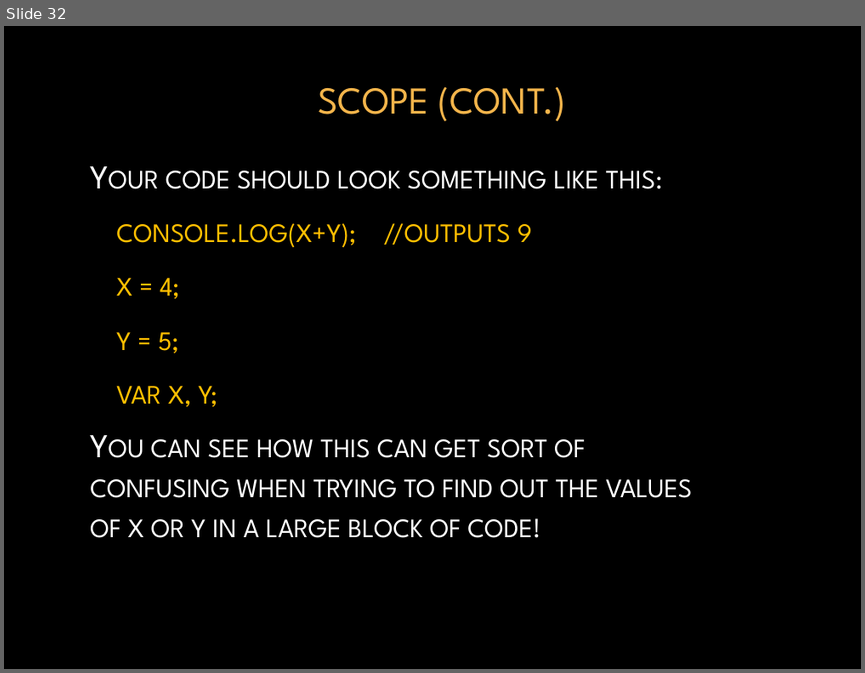
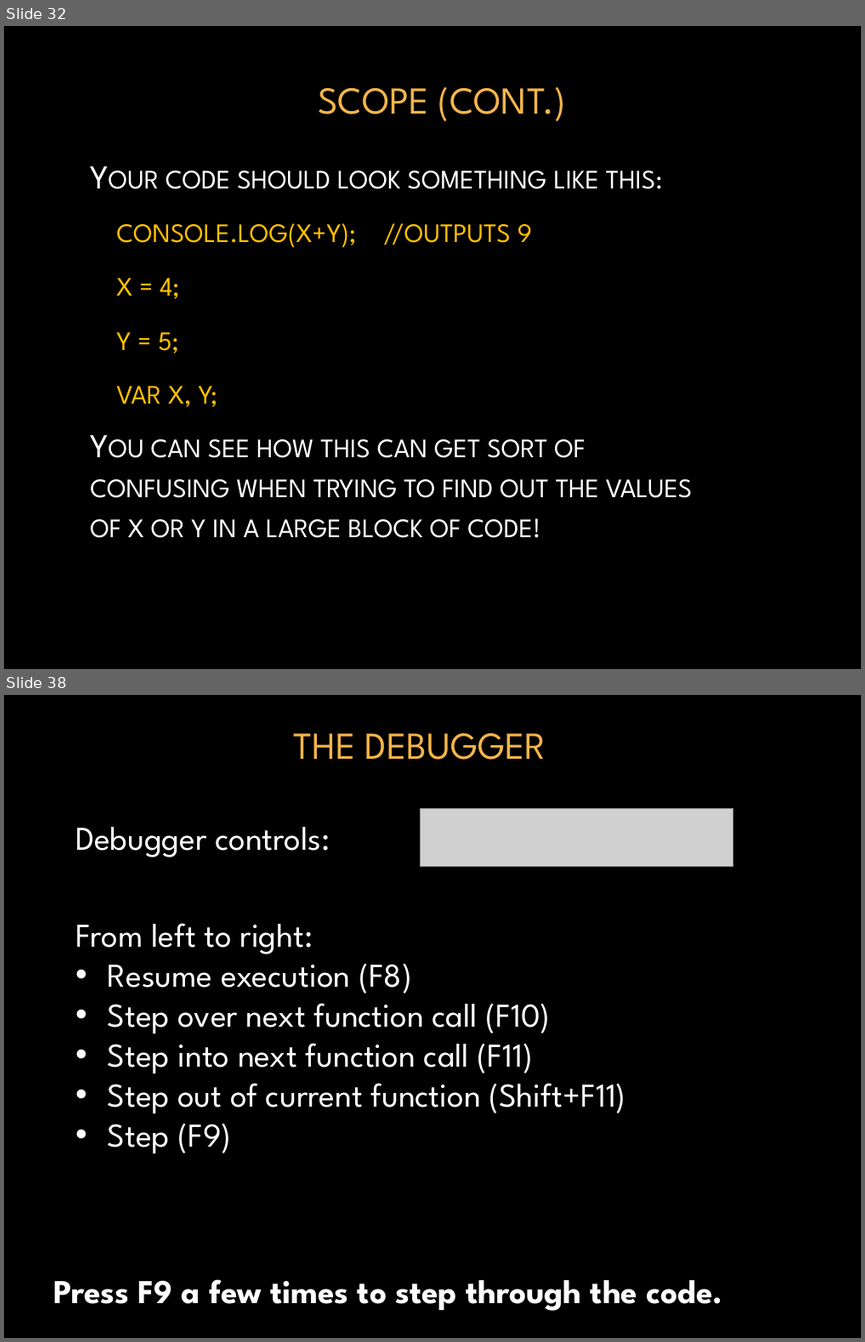
Before and after one commit to donfreiday/cpsc330-js, a slide deck: Javascript.pptx. Shown one above the other, each under a label of ours: slide 32 before the commit, slides 32 and 38 after it; the slides between them are not shown. The pictures are 865x673 and 865x1342 pixels, drawn with LibreOffice and Linux fonts; fonts in the diff are those of the drawing; grey boxes stand for pictures; background and template pictures are left out. Boxes give left, top, right and bottom in pixels: in the first picture for what was removed or moved away, otherwise in the second. Text is boxed around its words. In the diff, an @@ line names an element or a change of style, - is before the commit and + after.

```diff
--- a/Javascript.pptx
+++ b/Javascript.pptx
@@ slide 38 added at (4, 695, 861, 1338), background picture (left out) @@
@@ title added at (293, 733, 546, 760), 32 pt, text #F4B54B @@
+THE DEBUGGER
@@ picture added at (420, 808, 732, 867) @@
@@ text added at (75, 827, 330, 857), 28 pt, text #FFFFFF @@
+Debugger controls:
@@ text added at (75, 923, 626, 1153), 28 pt, text #FFFFFF @@
+From left to right:
+• Resume execution (F8)
+• Step over next function call (F10)
+• Step into next function call (F11)
+• Step out of current function (Shift+F11)
+• Step (F9)
@@ text added at (53, 1279, 723, 1310), 28 pt, text #FFFFFF, bold @@
+Press F9 a few times to step through the code.
```
Also in this commit, not shown: 8 slides changed, 1 slide removed, 4 other files.
